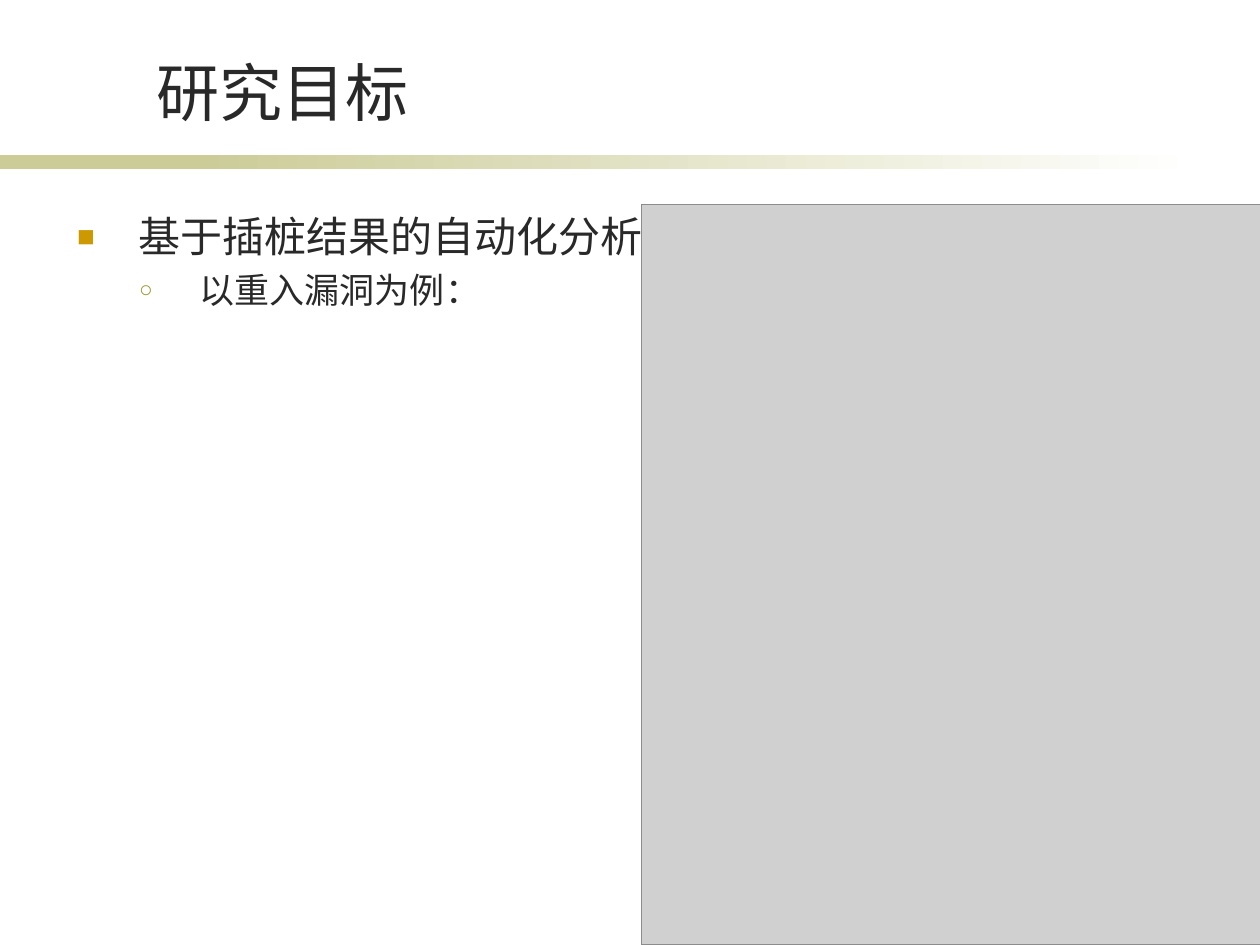
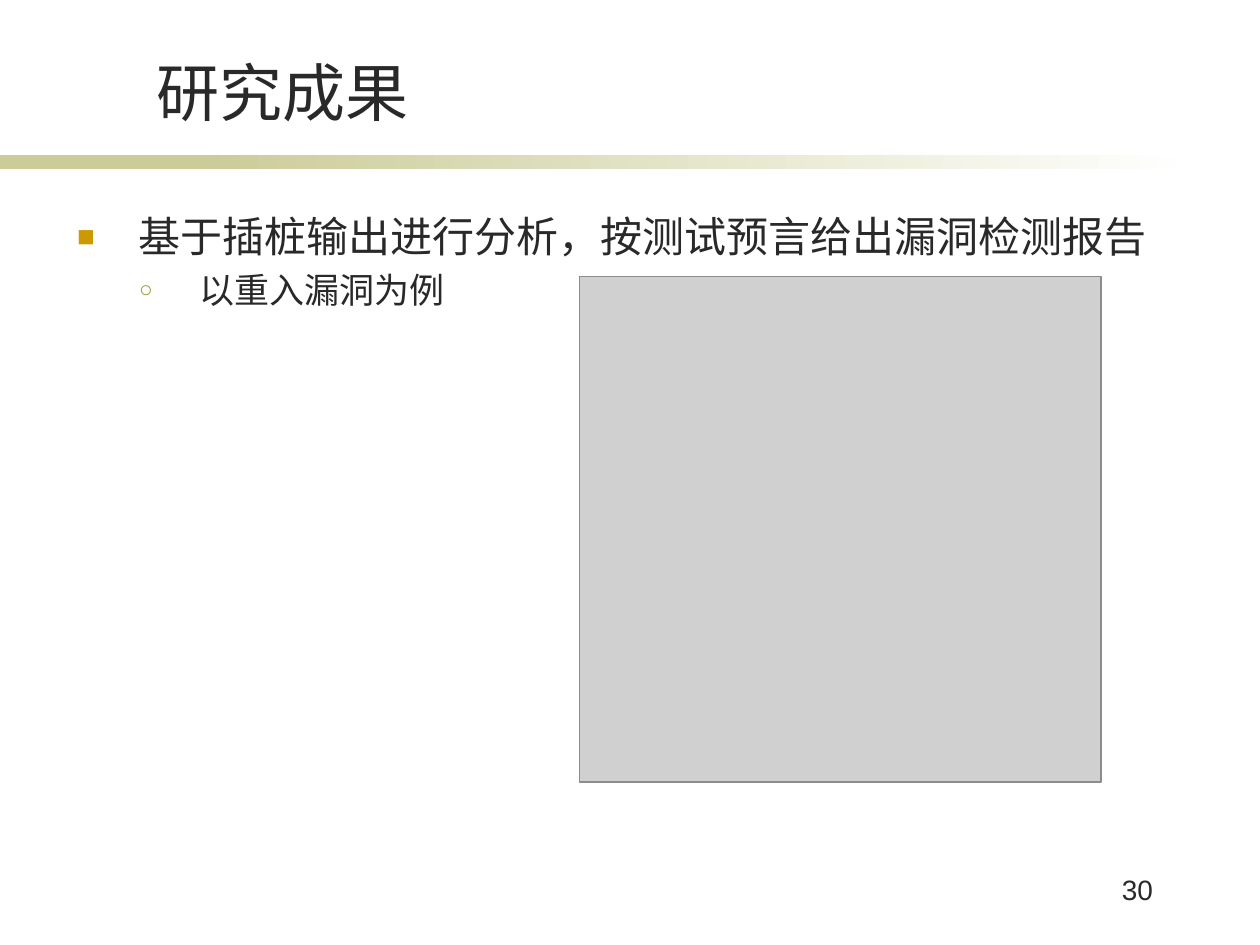
Before and after one commit to Chirachiino/ChainHacker, a slide deck: slide 30 of pre.pptx (slide 13 before the commit). Drawn at 1260x945 pixels with LibreOffice and Linux fonts; fonts in the diff are those of the drawing; grey boxes stand for pictures; background and template pictures are left out. Boxes give left, top, right and bottom in pixels: in the first picture for what was removed or moved away, otherwise in the second. Text is boxed around its words. In the diff, an @@ line names an element or a change of style, - is before the commit and + after.

```diff
--- a/pre.pptx
+++ b/pre.pptx
@@ title at bbox=[156, 63, 408, 121]: text changed @@
-研究目标
+研究成果
@@ picture removed at bbox=[641, 204, 1260, 945] @@
@@ text at bbox=[139, 216, 1147, 306]: text changed @@
-■ 基于插桩结果的自动化分析
-  ○ 以重入漏洞为例：
+■ 基于插桩输出进行分析，按测试预言给出漏洞检测报告
+  ○ 以重入漏洞为例
@@ picture added at bbox=[580, 276, 1101, 781] @@
@@ page number added at bbox=[1122, 880, 1153, 901], 16 pt, text #292929 @@
+30
```
Also in this commit, not shown: 11 other slides changed, 17 slides added, 2 slides removed, 9 other files.
